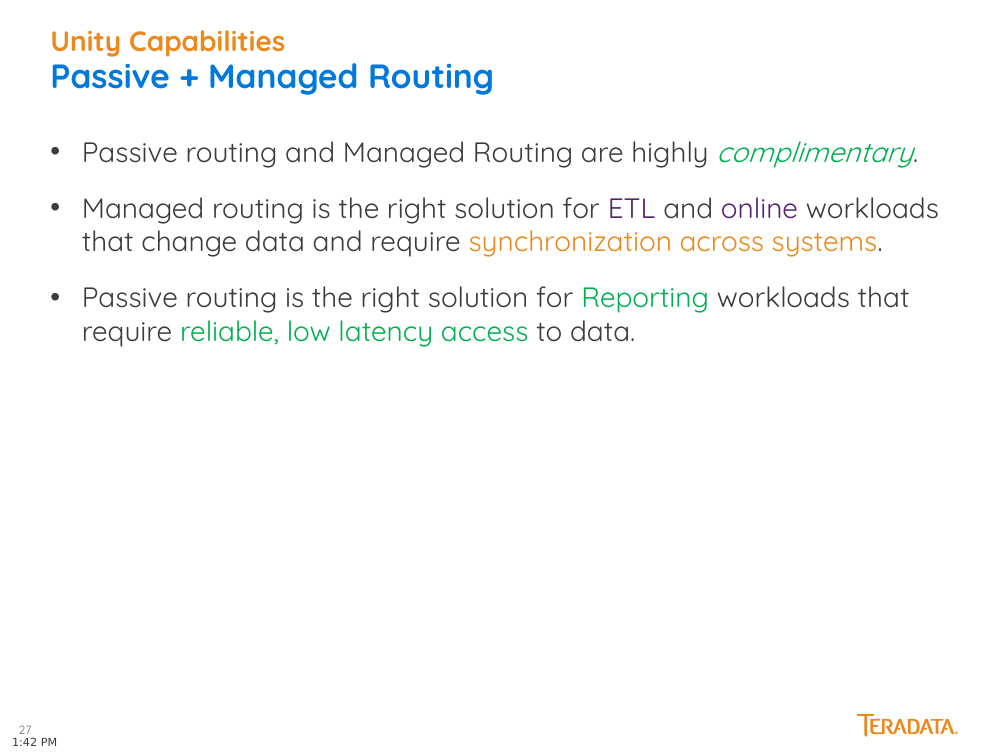
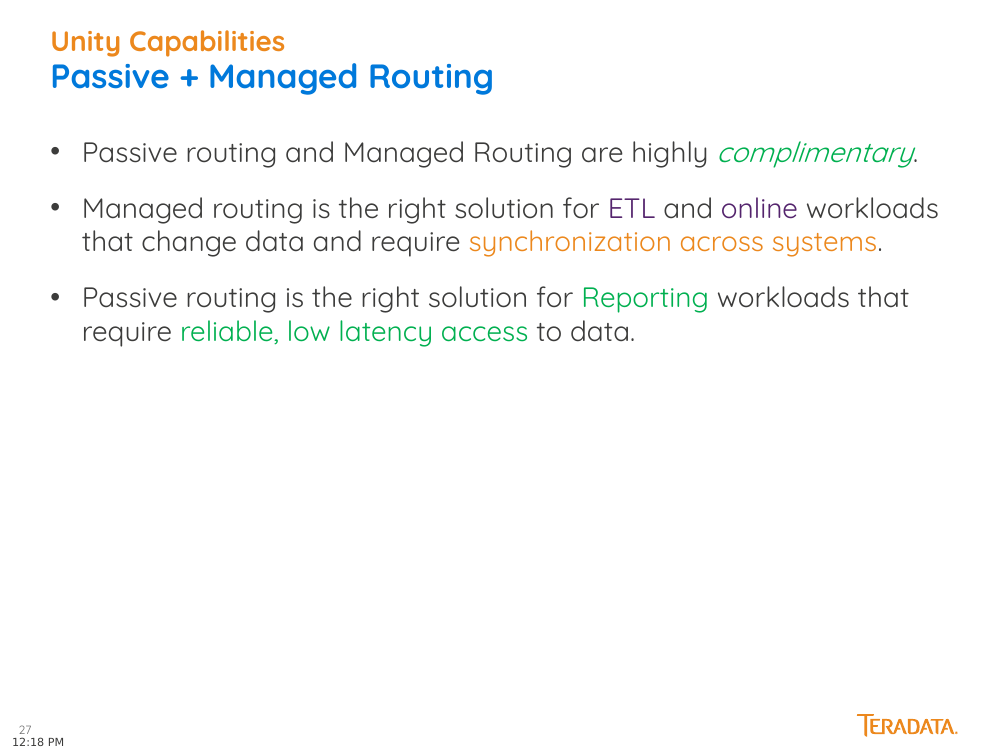
Before and after one commit to meomy/studious-octo-goggles, a slide deck: slide 27 of git_Mod1_Introduction.pptx. Drawn at 1008x756 pixels with LibreOffice and Linux fonts; fonts in the diff are those of the drawing. Boxes give left, top, right and bottom in pixels: in the first picture for what was removed or moved away, otherwise in the second. Text is boxed around its words. In the diff, an @@ line names an element or a change of style, - is before the commit and + after.

```diff
--- a/git_Mod1_Introduction.pptx
+++ b/git_Mod1_Introduction.pptx
@@ text at (x1=12, y1=737, x2=64, y2=746): text changed @@
-1:42 PM
+12:18 PM
```
Also in this commit, not shown: 10 other slides changed.
